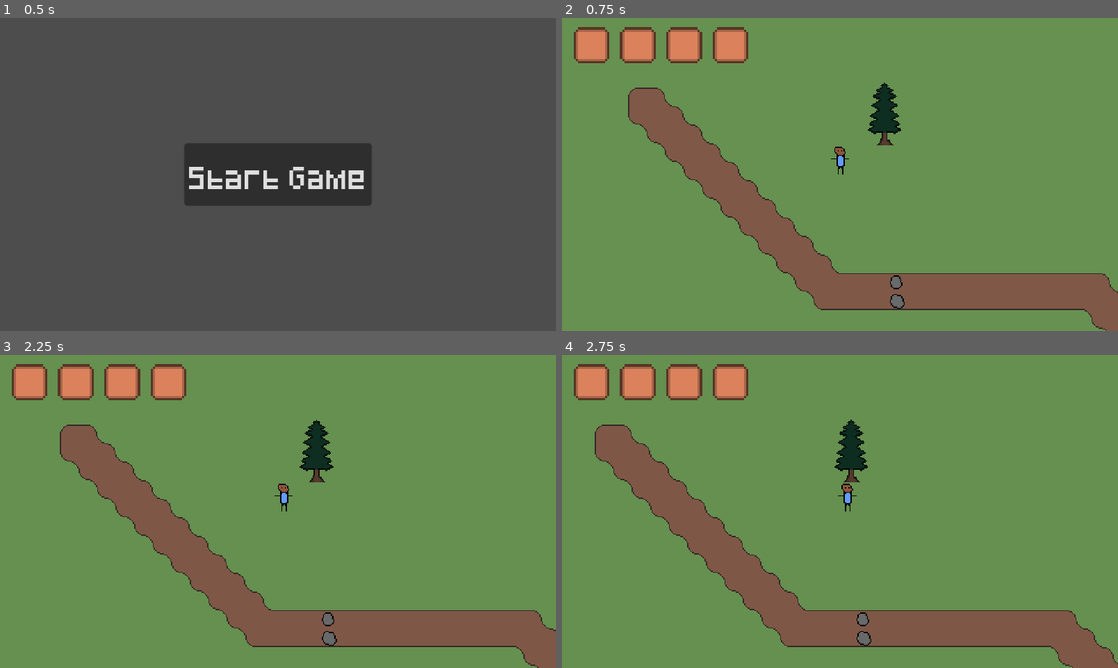
Above: before the commit, frames 1-4 (two rows, left to right).
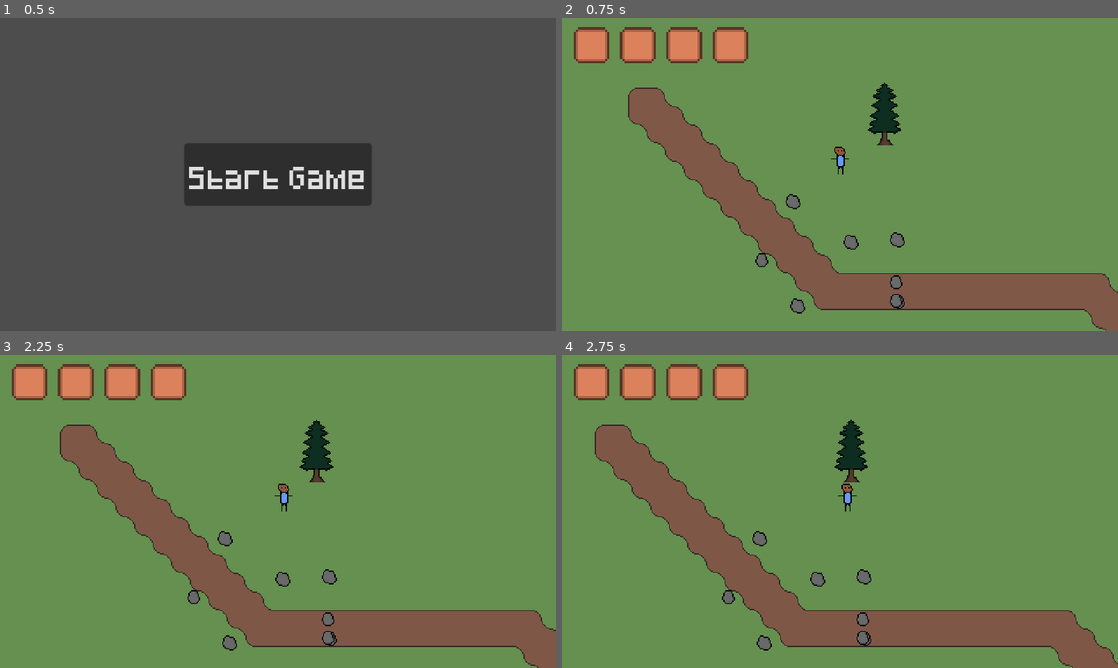
Above: after the commit, the same moments.

Repository: StormLight14/nightfall-mirror
Game: Godot game, scene res://menus/main/main_menu.tscn
The game is run twice, just before and just after one commit, with the same random seed, the same clock (stepped at 60 frames per second) and the same inputs.
Inputs (mouse positions are in pixels of both pictures, inside the frame that each line leads up to):
- Up to frame 1 (0.5 s): no input
- Up to frame 2 (0.75 s): click "Start Game" at 0.5 s
- Up to frame 3 (2.25 s): click (27, 383) at 1.27 s; tap Enter at 2 s; move the mouse to (400, 495) at 2.02 s; hold D (right) from 2.03 s (still down); tap E (interact) at 2.1 s
- Up to frame 4 (2.75 s): keep holding D (right)

Frame 1 is identical in both runs. In frame 2, 0.5% of the frame differs, in the area x 34-62%, y 56-95%; in frame 3, 0.5%; in frame 4, 0.5%.

Commit message:
inventory item clickable, hide cursor on item move

Diff:
--- a/project.godot
+++ b/project.godot
@@ -29,6 +29,10 @@
 window/stretch/mode="canvas_items"
 window/stretch/aspect="expand"
 mouse_cursor/custom_image="res://ui/cursor.png"
+
+[global_group]
+
+InventorySlot="to iterate over all inventory slots"
 
 [gui]
 
--- a/scenes/main/island.tscn
+++ b/scenes/main/island.tscn
@@ -332,6 +332,24 @@
 [node name="Rock2" parent="Objects" instance=ExtResource("5_l7ouf")]
 position = Vector2(56, 120)
 
+[node name="Rock3" parent="Objects" instance=ExtResource("5_l7ouf")]
+position = Vector2(56, 120)
+
+[node name="Rock4" parent="Objects" instance=ExtResource("5_l7ouf")]
+position = Vector2(16, 69)
+
+[node name="Rock5" parent="Objects" instance=ExtResource("5_l7ouf")]
+position = Vector2(56, 67)
+
+[node name="Rock6" parent="Objects" instance=ExtResource("5_l7ouf")]
+position = Vector2(-30, 124)
+
+[node name="Rock7" parent="Objects" instance=ExtResource("5_l7ouf")]
+position = Vector2(-60, 85)
+
+[node name="Rock8" parent="Objects" instance=ExtResource("5_l7ouf")]
+position = Vector2(-34, 34)
+
 [node name="AnimationPlayer" type="AnimationPlayer" parent="."]
 unique_name_in_owner = true
 libraries = {
--- /dev/null
+++ b/ui/inventory/inventory.gd
@@ -0,0 +1,17 @@
+extends CenterContainer
+
+var showing_inventory_item := false
+
+func _ready() -> void:
+	for inventory_slot in get_tree().get_nodes_in_group("InventorySlot"):
+		inventory_slot.create_inventory_item.connect(create_inventory_item)
+
+func _physics_process(delta: float) -> void:
+	if showing_inventory_item:
+		get_node("InventoryItem").position = get_viewport().get_mouse_position() + Vector2(8.0, 8.0)
+
+func create_inventory_item(item_node: Sprite2D) -> void:
+	if not showing_inventory_item:
+		add_child(item_node)
+		showing_inventory_item = true
+		Input.set_mouse_mode(Input.MOUSE_MODE_HIDDEN)
--- a/ui/inventory/inventory.tscn
+++ b/ui/inventory/inventory.tscn
@@ -1,5 +1,6 @@
-[gd_scene load_steps=2 format=3 uid="uid://dahjht4pbwqqm"]
+[gd_scene load_steps=3 format=3 uid="uid://dahjht4pbwqqm"]
 
+[ext_resource type="Script" path="res://ui/inventory/inventory.gd" id="1_vlche"]
 [ext_resource type="PackedScene" uid="uid://dhpjjcco7r1nw" path="res://ui/inventory/inventory_slot.tscn" id="1_yi1sm"]
 
 [node name="Inventory" type="CenterContainer"]
@@ -8,6 +9,7 @@
 anchor_bottom = 1.0
 grow_horizontal = 2
 grow_vertical = 2
+script = ExtResource("1_vlche")
 
 [node name="GridContainer" type="GridContainer" parent="."]
 layout_mode = 2
--- a/ui/inventory/inventory_slot.gd
+++ b/ui/inventory/inventory_slot.gd
@@ -3,7 +3,7 @@
 @export var is_hotbar_slot = false
 @export var slot_id = 0
 
-signal create_inventory_item(inventory_item_scene: PackedScene)
+signal create_inventory_item(item_node: Sprite2D)
 
 func _ready():
 	if is_hotbar_slot:
@@ -29,6 +29,6 @@
 
 func _on_texture_button_pressed() -> void:
 	if Player.inventory[slot_id]:
-		var inventory_item = preload("res://ui/inventory/InventoryItem.tscn").instantiate()
+		var inventory_item = preload("res://ui/inventory/inventory_item.tscn").instantiate()
 		inventory_item.texture = Player.inventory[slot_id][0].item_sprite
 		create_inventory_item.emit(inventory_item)
--- a/ui/inventory/inventory_slot.tscn
+++ b/ui/inventory/inventory_slot.tscn
@@ -4,7 +4,7 @@
 [ext_resource type="Texture2D" uid="uid://c0i0gwx0o1vv5" path="res://ui/inventory/inventory_slot.png" id="1_yi87l"]
 [ext_resource type="Texture2D" uid="uid://cxojem2yvbk3d" path="res://scenes/objects/rocks/rock1.png" id="3_g8mvc"]
 
-[node name="InventorySlot" type="Control"]
+[node name="InventorySlot" type="Control" groups=["InventorySlot"]]
 layout_mode = 3
 anchors_preset = 0
 offset_left = -13.0
Renamed: ui/inventory/InventoryItem.tscn -> ui/inventory/inventory_item.tscn
